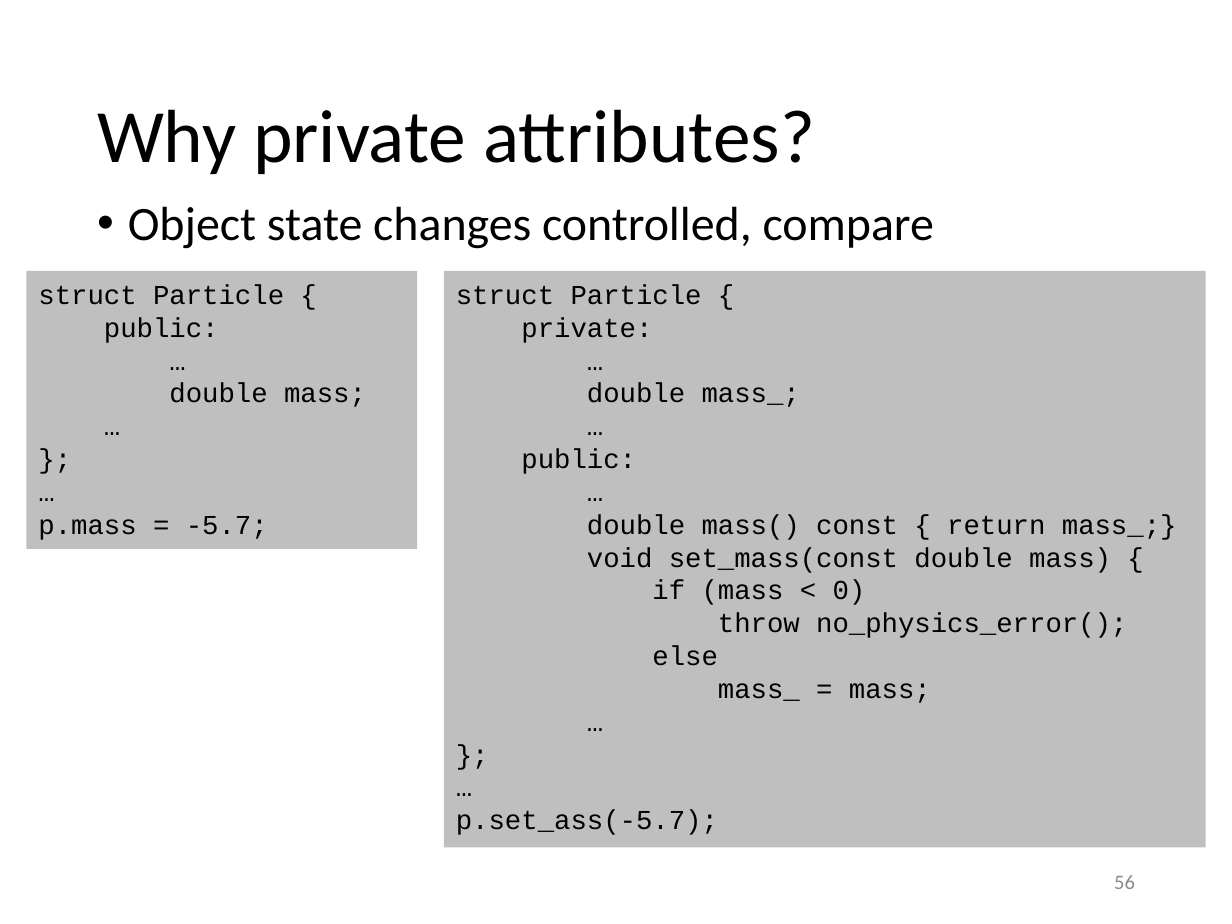
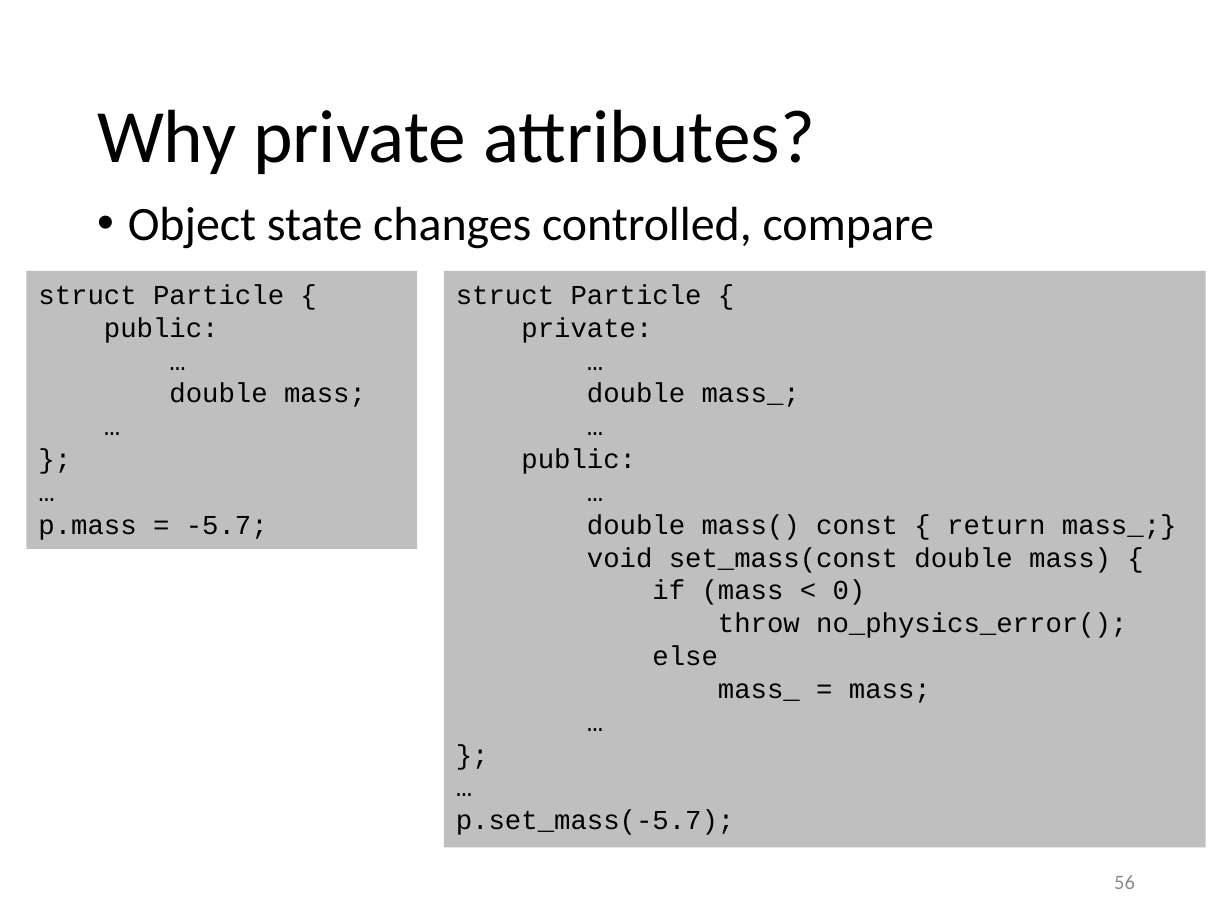
Before and after one commit to gjbex/Scientific-C-plus-plus, a slide deck: slide 56 of scientific_cpp.pptx. Drawn at 1232x924 pixels with LibreOffice and Linux fonts; fonts in the diff are those of the drawing. Boxes give left, top, right and bottom in pixels: in the first picture for what was removed or moved away, otherwise in the second. Text is boxed around its words. In the diff, an @@ line names an element or a change of style, - is before the commit and + after.

Commit message:
Fix typos

```diff
--- a/scientific_cpp.pptx
+++ b/scientific_cpp.pptx
@@ text in rectangle at bbox=[456, 810, 734, 835]: text changed @@
-p.set_ass(-5.7);
+p.set_mass(-5.7);
```
Also in this commit, not shown: 1 other slide changed.
